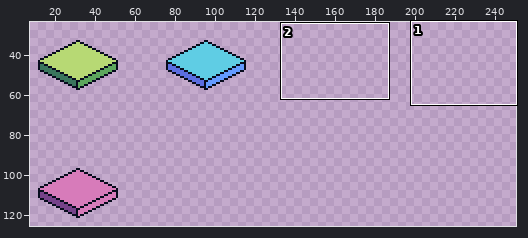
Two versions of one pixel-art file, graphics/tiles/tokens/tokens.aseprite. Above, an overview of the earlier version with the close-up marked.
Close-up. The starting point:
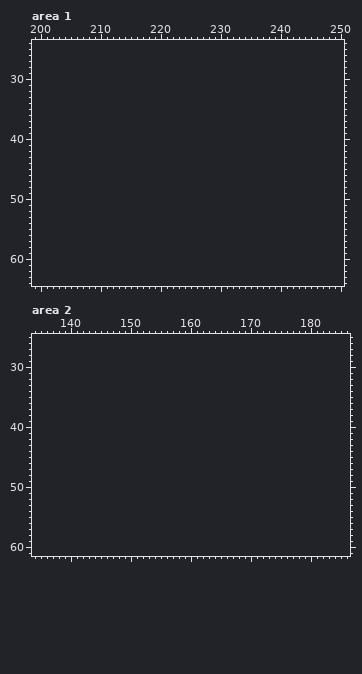
128x128 pixels, 1 frame. Colours within 5 levels of each other are drawn and written as one. Shown: area 1: x 199..250, y 24..64; area 2: x 134..186, y 25..61. The old version is drawn lined up with the new one, on the new canvas. The wide view leaves out empty margins. The commit also changed other parts of the picture, which this record leaves out.
The same view after the edit:
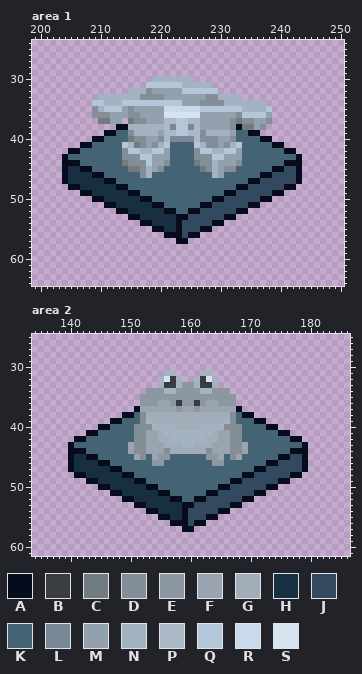
Palette (. is transparent): A #070c1d  B #393d40  C #727b82  D #848e97  E #8d97a1  F #99a4b0  G #a1adb8  H #182e41  J #32495f  K #446374  L #788896  M #93a1ae  N #a3b3c2  P #abb8c5  Q #b4c7d9  R #c9dbeb  S #d6e4f2
The exact change:
canvas 128x128 -> 256x128
Changed rows in their new state; - is an unchanged pixel.
Area 1:
first column x 204:
30 ---------------NNNNNNN------------------
31 --------------QQQQQQNNNNN---------------
32 -----------NNNDMMMMMQQQQQQ--------------
33 ------NNNNNNNDDDDMMMMMMMDDNNNN----------
34 -----QQNNNQQQQQQQQQQMMMDDDDNNNNNNN------
35 -----DNQQQMDMMMMMRRRRRRQQQQQQQNNNNQ-----
36 -----DDDMMMDDMMMMSSSSSSMMMMMMDQQQQM-----
37 ------CCMM-CDDMMMPPQQPPMMMMMDCDDMMD-----
38 ---------AANNNNNNPLQQLPMMMMMDACCMD------
39 -------AAKKDNNNNMPPQQPPDNNNNMKKAA-------
40 -----AAKKKKCDDMMDPLLLLPDDDMMDKKKKAA-----
41 ---AAKKKKKQNCDMDNQKKKKQNDDMDNQKKKKKAA---
42 -AAKKKKKKKDQQNNQQMKKKKDQQNNQQMKKKKKKKAA-
43 AKKKKKKKKKDDDQQMMMKKKKDDDQQMMMKKKKKKKKKA
44 AAAKKKKKKKCDDDQMMDKKKKCDDNMMMDKKKKKKKAAA
45 AHHAAKKKKKKCCDNMDKKKKKKCDNMDDKKKKKKAAJJA
46 AHHHHAAKKKKKKDNKKKKKKKKKKNMKKKKKKAAJJJJA
47 AHHHHHHAAKKKKKKKKKKKKKKKKKKKKKKAAJJJJJJA
48 -AAHHHHHHAAKKKKKKKKKKKKKKKKKKAAJJJJJJAA-
49 ---AAHHHHHHAAKKKKKKKKKKKKKKAAJJJJJJAA---
50 -----AAHHHHHHAAKKKKKKKKKKAAJJJJJJAA-----
51 -------AAHHHHHHAAKKKKKKAAJJJJJJAA-------
52 ---------AAHHHHHHAAKKAAJJJJJJAA---------
53 -----------AAHHHHHHAAJJJJJJAA-----------
54 -------------AAHHHHAJJJJJAA-------------
55 ---------------AAHHAJJJAA---------------
56 -----------------AAAJAA-----------------
57 -------------------AA-------------------
Area 2:
first column x 140:
31 ----------------NN----NN----------------
32 ---------------NSBN--NBSN---------------
33 ---------------NBBNEENBBN---------------
34 -------------EEENNEEEENNEEE-------------
35 ------------EEEEEEEEEEEEEEEE------------
36 ------------EEEFFEBEEBEFFEEE------------
37 -----------AFFFFFFEFFEFFFFFFA-----------
38 ---------AAKDGGGGGGGGGGGGGGDKAA---------
39 -------AAKKKDNGGGGGGGGGGGGNDKKKAA-------
40 -----AAKKKKDDDNNNNGGGGNNNNDDDKKKKAA-----
41 ---AAKKKKKKDDFFGNNNNNNNNGFFDDKKKKKKAA---
42 -AAKKKKKKKKDDFFGGNNNNNNGGFFDDKKKKKKKKAA-
43 AKKKKKKKKKFDDFFFGGGNNGGGFFFDDFKKKKKKKKKA
44 AAAKKKKKKKFDDFFFDGGGGGGDFFFDDFKKKKKKKAAA
45 AHHAAKKKKKKFDKFEEKKKKKKEEFKDFKKKKKKAAJJA
46 AHHHHAAKKKKKKKEEKKKKKKKKEEKKKKKKKAAJJJJA
47 AHHHHHHAAKKKKKKKKKKKKKKKKKKKKKKAAJJJJJJA
48 -AAHHHHHHAAKKKKKKKKKKKKKKKKKKAAJJJJJJAA-
49 ---AAHHHHHHAAKKKKKKKKKKKKKKAAJJJJJJAA---
50 -----AAHHHHHHAAKKKKKKKKKKAAJJJJJJAA-----
51 -------AAHHHHHHAAKKKKKKAAJJJJJJAA-------
52 ---------AAHHHHHHAAKKAAJJJJJJAA---------
53 -----------AAHHHHHHAAJJJJJJAA-----------
54 -------------AAHHHHAJJJJJAA-------------
55 ---------------AAHHAJJJAA---------------
56 -----------------AAAJAA-----------------
57 -------------------AA-------------------
Changed places in both close-ups, as pixel boxes (x1, y1, x2, y2):
added: (62, 76, 302, 244)
added: (68, 370, 308, 532)
